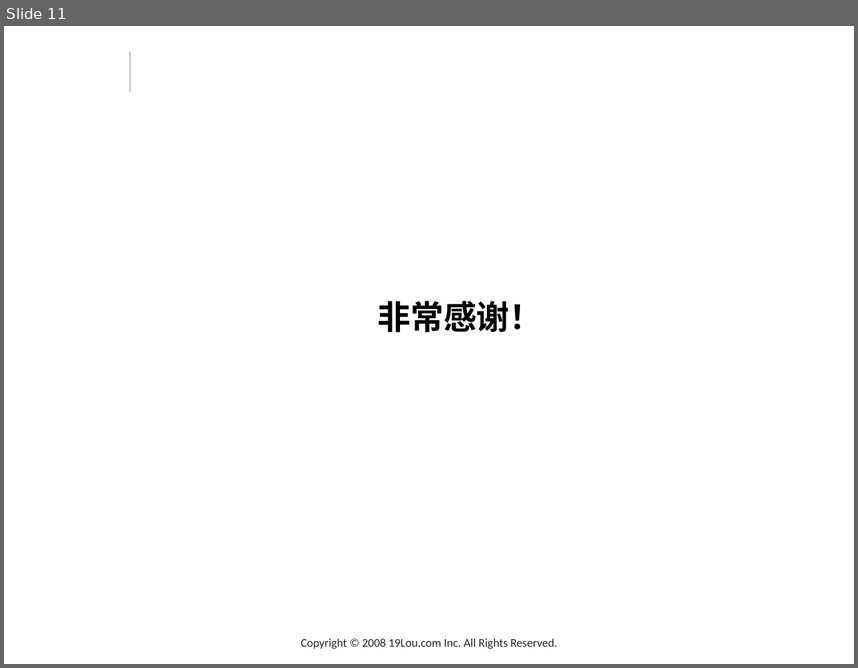
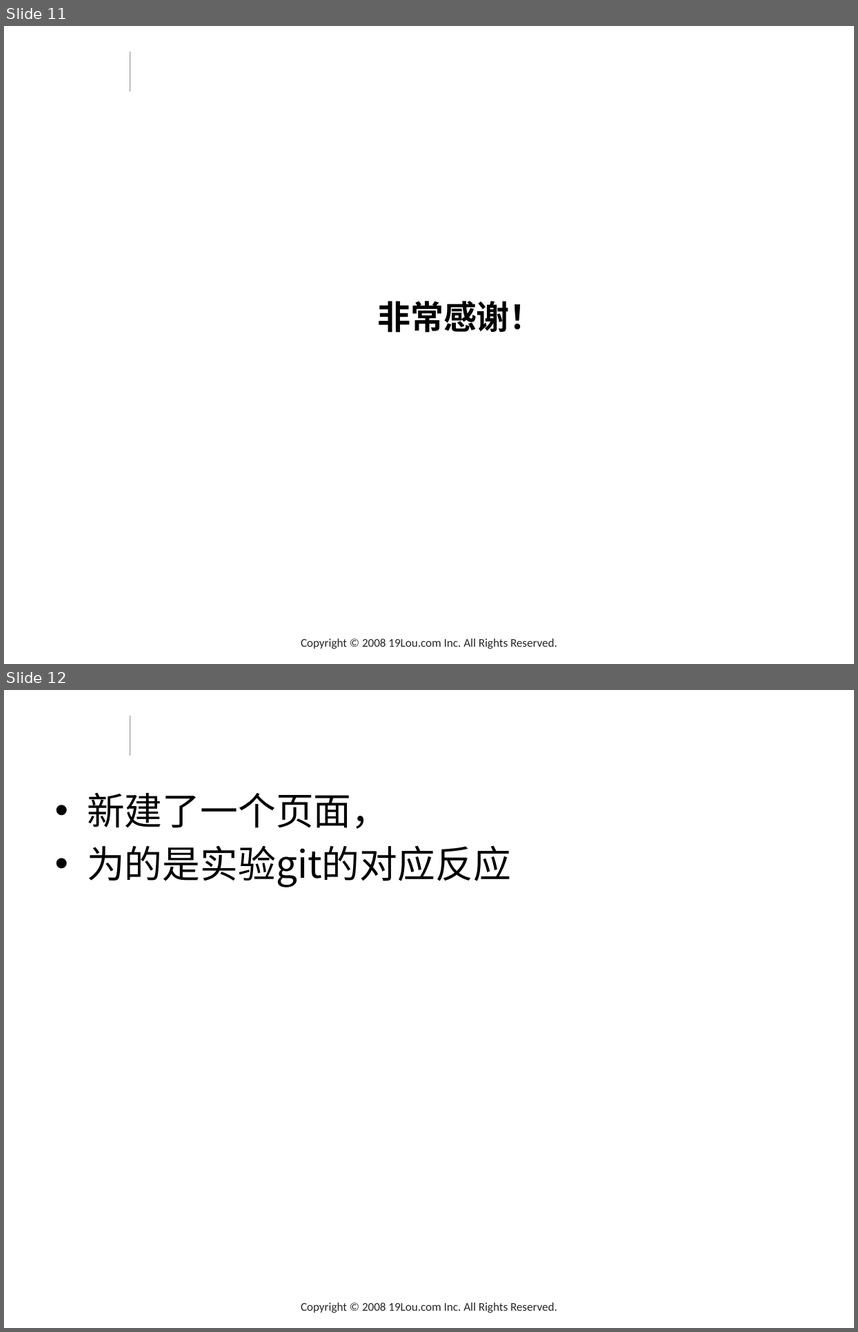
Before and after one commit to mutujinjin/HR, a slide deck: 19楼个人空间产品BRD需求文档.pptx. Shown one above the other, each under a label of ours: slide 11 before the commit, slides 11 and 12 after it. The pictures are 858x668 and 858x1332 pixels, drawn with LibreOffice and Linux fonts; fonts in the diff are those of the drawing; background and template pictures are left out. Boxes give left, top, right and bottom in pixels: in the first picture for what was removed or moved away, otherwise in the second. Text is boxed around its words. In the diff, an @@ line names an element or a change of style, - is before the commit and + after.

Commit message:
2013年8月28日11:45:52
修改了一下ppt，增加了一个放音页面

```diff
--- a/19楼个人空间产品BRD需求文档.pptx
+++ b/19楼个人空间产品BRD需求文档.pptx
@@ slide 12 added at (x1=4, y1=690, x2=854, y2=1328), background picture (left out); not listed: 2 template elements that a slide beside it also shows @@
@@ text added at (x1=87, y1=793, x2=511, y2=887), 32 pt, text #000000 @@
+• 新建了一个页面，
+• 为的是实验git的对应反应
```
